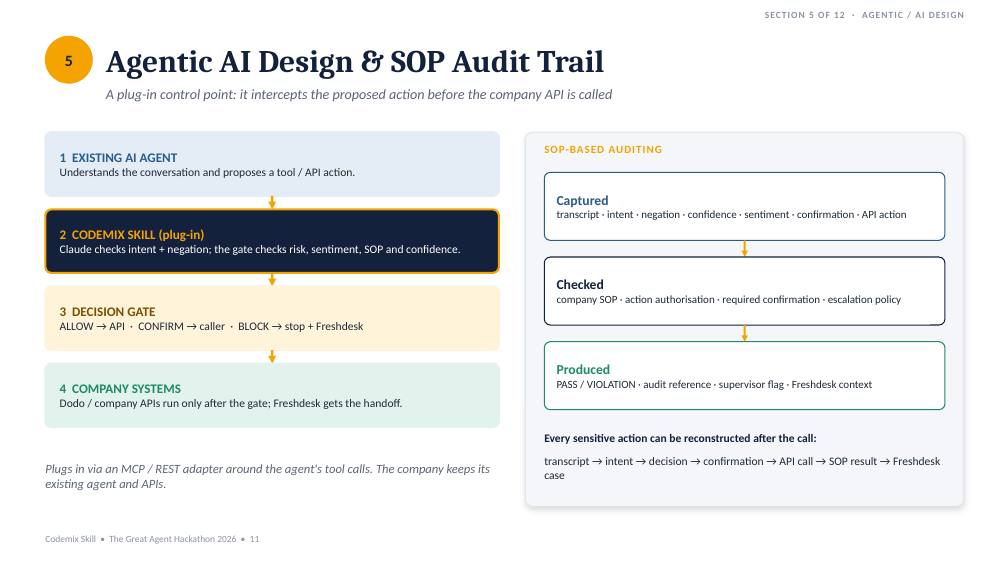
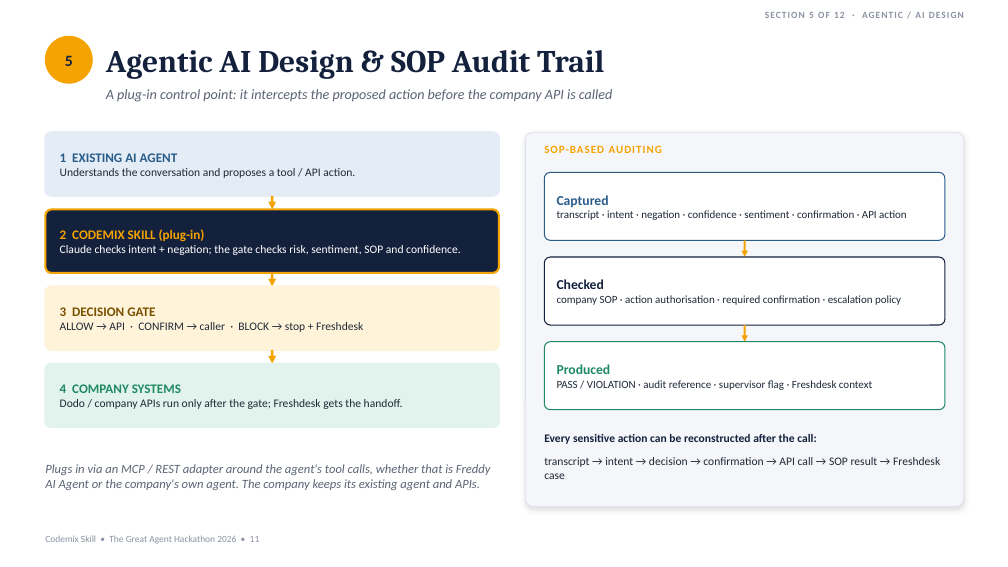
Before and after one commit to ramanathanmani/great-agent-hackathon-2026, a slide deck: slide 11 of docs/presentation/CodemixSkill-Final-Round.pptx. Drawn at 1008x567 pixels with LibreOffice and Linux fonts; fonts in the diff are those of the drawing. Boxes give left, top, right and bottom in pixels: in the first picture for what was removed or moved away, otherwise in the second. Text is boxed around its words. In the diff, an @@ line names an element or a change of style, - is before the commit and + after.

```diff
--- a/docs/presentation/CodemixSkill-Final-Round.pptx
+++ b/docs/presentation/CodemixSkill-Final-Round.pptx
@@ text at bbox=[45, 464, 490, 490]: text changed @@
-Plugs in via an MCP / REST adapter around the agent's tool calls. The company keeps its existing agent and APIs.
+Plugs in via an MCP / REST adapter around the agent's tool calls, whether that is Freddy AI Agent or the company's own agent. The company keeps its existing agent and APIs.
```
Also in this commit, not shown: 6 other slides changed, 2 other files.
